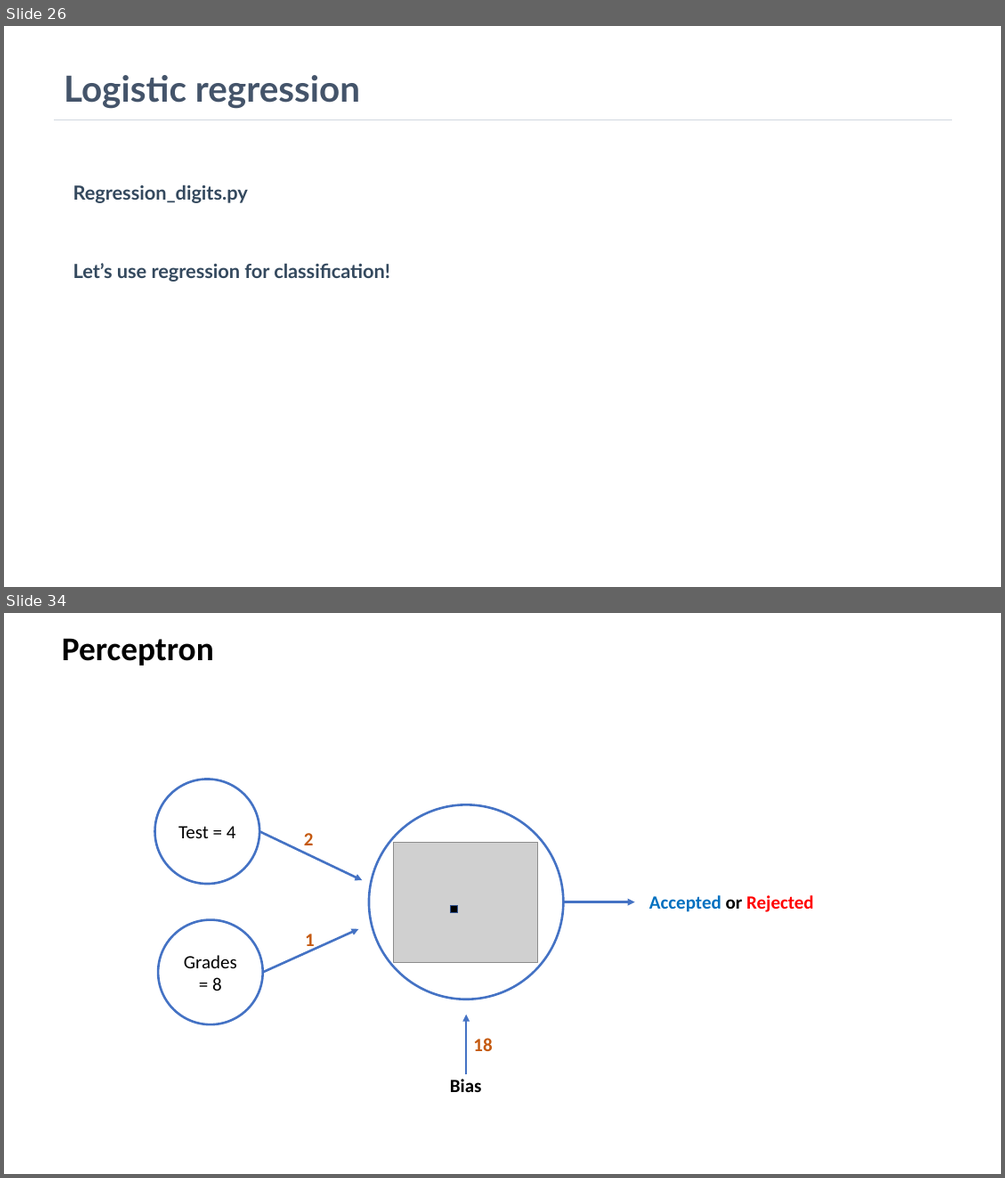
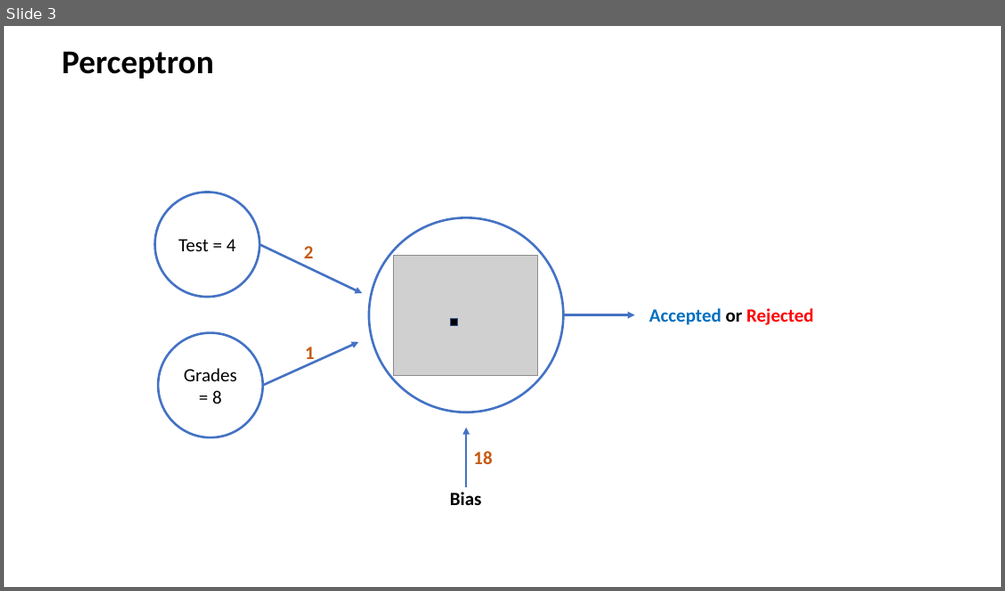
Before and after one commit to humayun/dl-dataday-workshop, a slide deck: DataDay_Workshop.pptx. Shown one above the other, each under a label of ours: slides 26 and 34 before the commit, slide 3 after it; the slides between them are not shown. The pictures are 1005x1178 and 1005x591 pixels, drawn with LibreOffice and Linux fonts; fonts in the diff are those of the drawing; grey boxes stand for pictures. Boxes give left, top, right and bottom in pixels: in the first picture for what was removed or moved away, otherwise in the second. Text is boxed around its words. In the diff, an @@ line names an element or a change of style, - is before the commit and + after.

```diff
--- a/DataDay_Workshop.pptx
+++ b/DataDay_Workshop.pptx
@@ slide 26 removed at bbox=[4, 26, 1001, 587], background #FFFFFF @@
@@ title removed at bbox=[64, 75, 360, 109] @@
-Logistic regression
@@ line removed from (54, 120) to (952, 120) @@
@@ text removed at bbox=[73, 184, 390, 281] @@
-Regression_digits.py
-Let’s use regression for classification!
@@ what was slide 34 is now slide 3 @@
```
Also in this commit, not shown: 1 slide added, 31 other slides removed, 12 other files.
